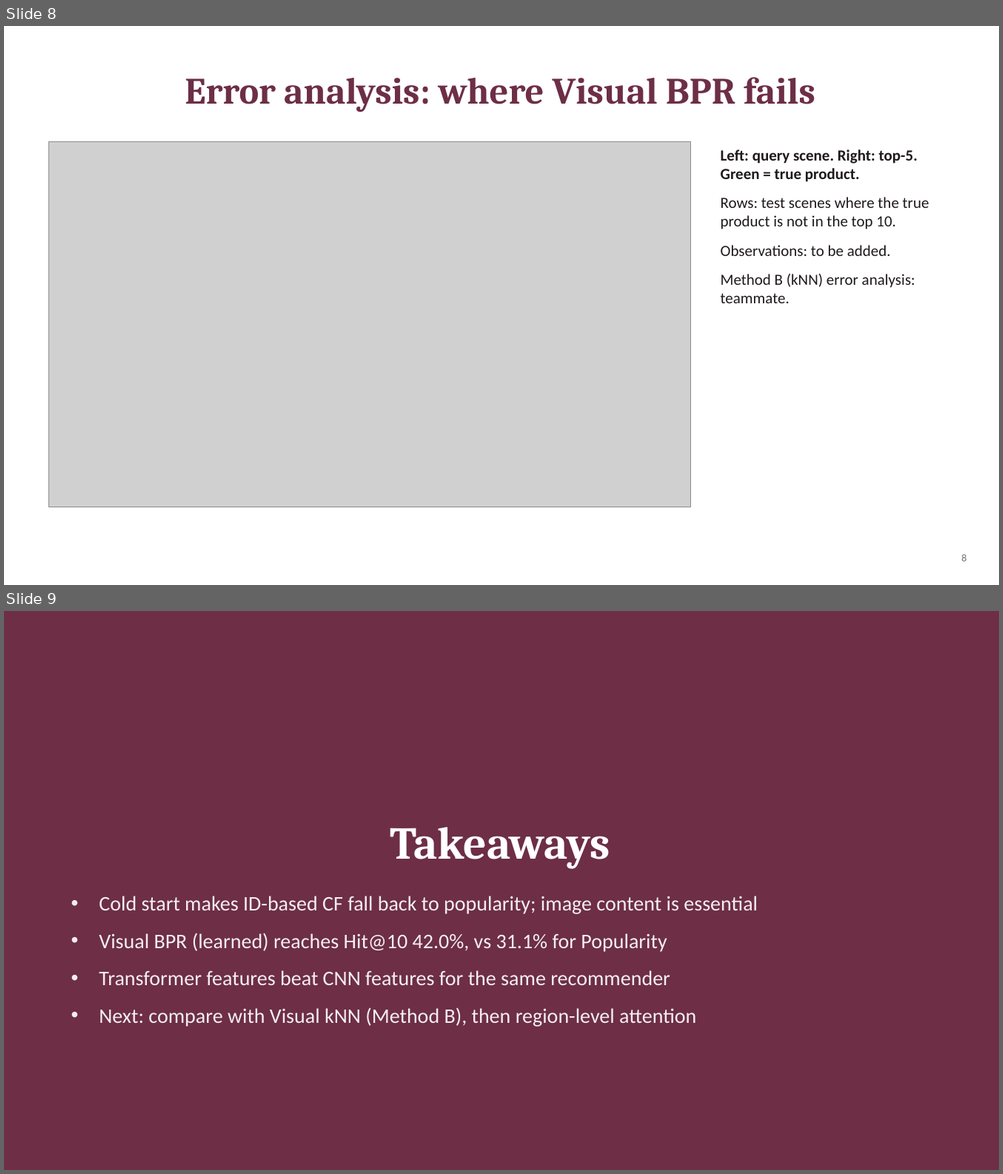
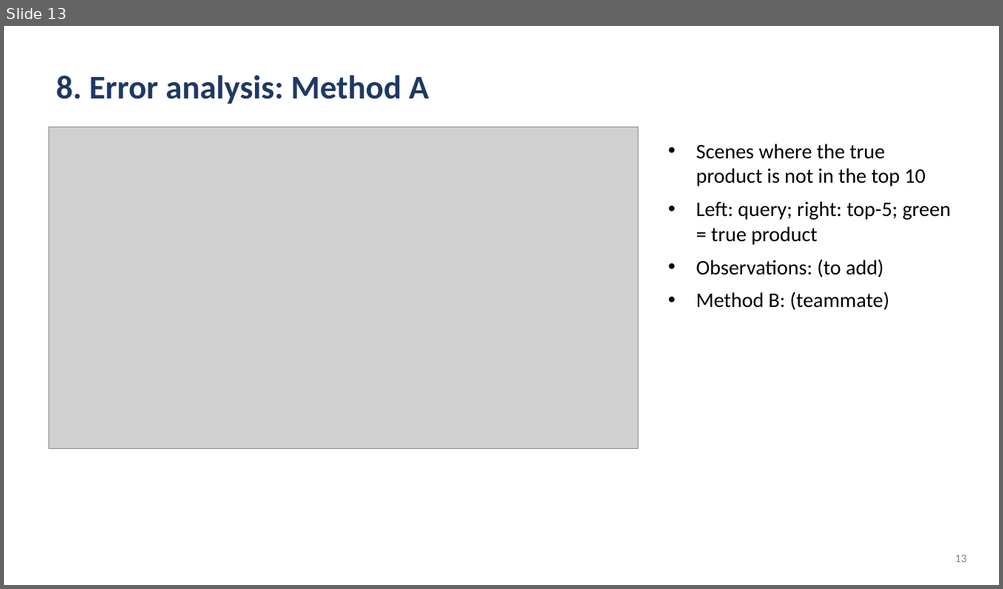
Before and after one commit to raw012/PInterest-Recommender-System, a slide deck: slides.pptx. Shown one above the other, each under a label of ours: slides 8 and 9 before the commit, slide 13 after it. The pictures are 1003x1174 and 1003x589 pixels, drawn with LibreOffice and Linux fonts; fonts in the diff are those of the drawing; grey boxes stand for pictures. Boxes give left, top, right and bottom in pixels: in the first picture for what was removed or moved away, otherwise in the second. Text is boxed around its words. In the diff, an @@ line names an element or a change of style, - is before the commit and + after.

```diff
--- a/slides.pptx
+++ b/slides.pptx
@@ slide 9 removed at (x1=4, y1=611, x2=999, y2=1170), background #6D2E46 @@
@@ title removed at (x1=390, y1=827, x2=610, y2=869) @@
-Takeaways
@@ text removed at (x1=99, y1=896, x2=757, y2=1027) @@
-• Cold start makes ID-based CF fall back to popularity; image content is essential
-• Visual BPR (learned) reaches Hit@10 42.0%, vs 31.1% for Popularity
-• Transformer features beat CNN features for the same recommender
-• Next: compare with Visual kNN (Method B), then region-level attention
@@ what was slide 8 is now slide 13 @@
@@ slide 13 changed as well @@
@@ title at (x1=56, y1=75, x2=429, y2=104): text changed; size 36 to 32 pt; font Cambria to Calibri; text colour #6D2E46 to #1F3864 @@
-Error analysis: where Visual BPR fails
+8. Error analysis: Method A
@@ picture resized from (x1=48, y1=141, x2=691, y2=507) to (x1=48, y1=127, x2=638, y2=449) @@
@@ text at (x1=696, y1=144, x2=950, y2=310): text changed; size 15 to 20 pt; text colour #1F1A1C to #000000 @@
-Left: query scene. Right: top-5. Green = true product.
-Rows: test scenes where the true product is not in the top 10.
-Observations: to be added.
-Method B (kNN) error analysis: teammate.
+• Scenes where the true product is not in the top 10
+• Left: query; right: top-5; green = true product
+• Observations: (to add)
+• Method B: (teammate)
@@ page number at (x1=955, y1=555, x2=967, y2=562): text changed; size 10 to 11 pt; text colour #6B7178 to #7F7F7F @@
-8
+13
```
Also in this commit, not shown: 2 other slides changed, 12 slides added, 5 other slides removed.
